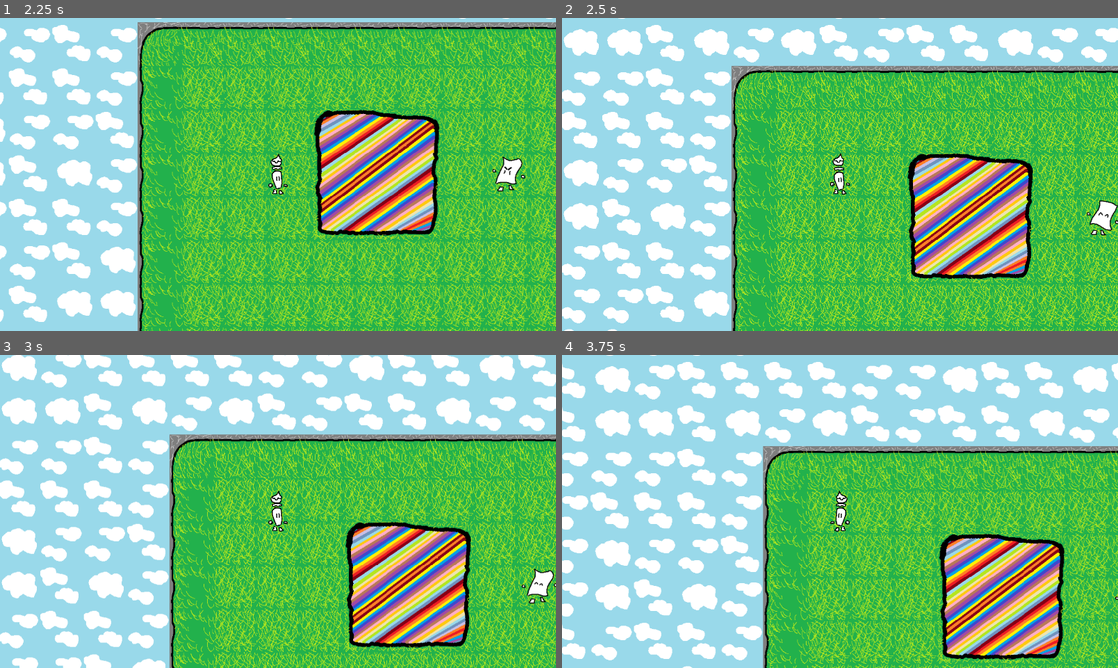
Above: before the commit, frames 1-4 (two rows, left to right).
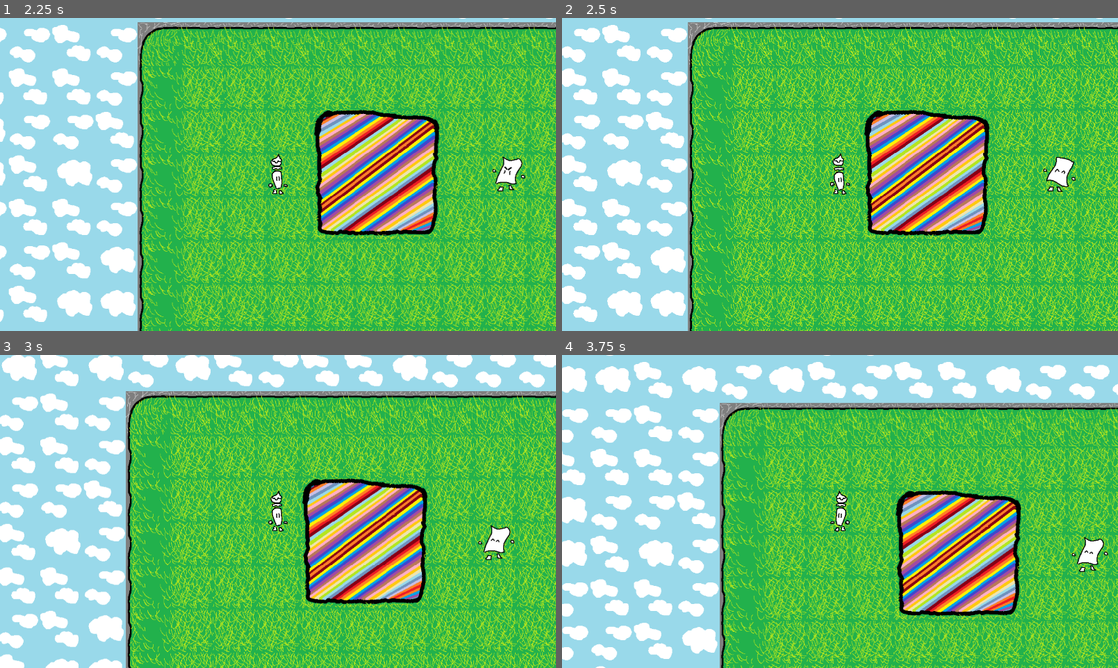
Above: after the commit, the same moments.

Repository: Melaisi/PaintGame
Game: Godot game, scene res://Scenes/Title/MainMenu.tscn
The game is run twice, just before and just after one commit, with the same random seed, the same clock (stepped at 60 frames per second) and the same inputs.
Inputs (mouse positions are in pixels of both pictures, inside the frame that each line leads up to):
- Up to frame 1 (2.25 s): tap Enter at 0.5 s; move the mouse to (227, 237) at 0.52 s; hold Right (ui_right) 0.53-1.28 s; click (227, 237) at 0.67 s; move the mouse to (166, 190) at 1.27 s; hold Down (ui_down) 1.28-2.03 s; move the mouse to (333, 105) at 2.02 s; hold Right (ui_right) from 2.03 s (still down)
- Up to frame 2 (2.5 s): keep holding Right (ui_right)
- Up to frame 3 (3 s): move the mouse to (250, 574) at 2.77 s; release Right (ui_right) at 2.78 s; hold Up (ui_up) from 2.78 s (still down); click (250, 574) at 2.92 s
- Up to frame 4 (3.75 s): move the mouse to (1006, 558) at 3.52 s; release Up (ui_up) at 3.53 s; hold Left (ui_left) from 3.53 s (still down)

Frame 1 is identical in both runs. In frame 2, 48% of the frame differs, in the area x 0-100%, y 0-100%; in frame 3, 50%; in frame 4, 50%.

Commit message:
encounter loading update

Diff:
--- a/Scenes/Encounter/Encounter.gd
+++ b/Scenes/Encounter/Encounter.gd
@@ -8,6 +8,7 @@
 	#For testing only
 	won()
 	#lost()
+	pass
 
 func won():
 	# Yay! change to enemy global variable to happy
--- a/Scenes/Party/Player/Player.gd
+++ b/Scenes/Party/Player/Player.gd
@@ -7,6 +7,7 @@
 	"ui_up":Vector2.UP,
 	"ui_down":Vector2.DOWN}
 
+onready var Global = get_node("/root/Global")
 onready var ray = $RayCast2D
 onready var tween = $Tween
 onready var _transition_rect = $SceneTransitionCanvas/SceneTransition
@@ -14,12 +15,16 @@
 var last_dir
 var want_to_move = false
 
+
 # Called when the node enters the scene tree for the first time.
 func _ready():
 	print(_transition_rect)
 	randomize()
+	position.x = Global.playerX
+	position.y = Global.playerY
 	position = position.snapped(Vector2.ONE*tile_size)
 	position += Vector2.ONE *tile_size/2
+
 
 func _process(delta):
 	if tween.is_active() == false and want_to_move == true:
@@ -70,4 +75,6 @@
 	print(chance)
 	if 0 <= chance and chance <= 15:
 		print("encounter")
+		Global.playerX = position.x
+		Global.playerY = position.y
 		_transition_rect.transition_to("res://Scenes/Encounter/Encounter.tscn")
--- a/Scenes/Transition/SceneTransition.gd
+++ b/Scenes/Transition/SceneTransition.gd
@@ -12,6 +12,8 @@
 	pass
 
 func transition_to(_next_scene := next_scene_path) -> void:
+	print("next scene " + _next_scene)
+	print(next_scene_path)
 	_anim_player.play_backwards("Fade")
 	yield(_anim_player, "animation_finished")
 	# Plays the Fade animation and wait until it finishes
@@ -19,5 +21,5 @@
 	yield(_anim_player, "animation_finished")
 	# Changes the scene
 	#get_tree().change_scene(_next_scene)
-	# use the new global transition method
+	# transitioning from Main to Encounter
 	get_node("/root/Global").setScene(_next_scene)
--- a/Scripts/Global.gd
+++ b/Scripts/Global.gd
@@ -8,7 +8,9 @@
 
 # Help keep track of current scene
 var currentScene  = null
-
+# last player position when entering an encounter
+var playerX = 200
+var playerY = 200
 
 ############## ENEMY ##################
 # update enemy state from notHappy to happy
Binary file added: Art/Temp/battlebgrd.png
Not shown, added: Art/Temp/battlebgrd.png.import
